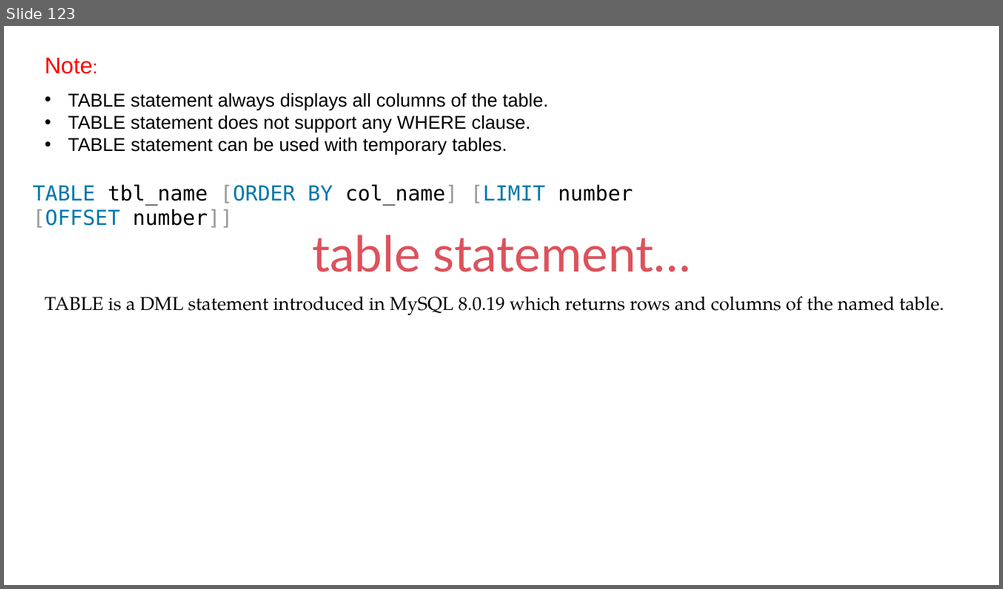
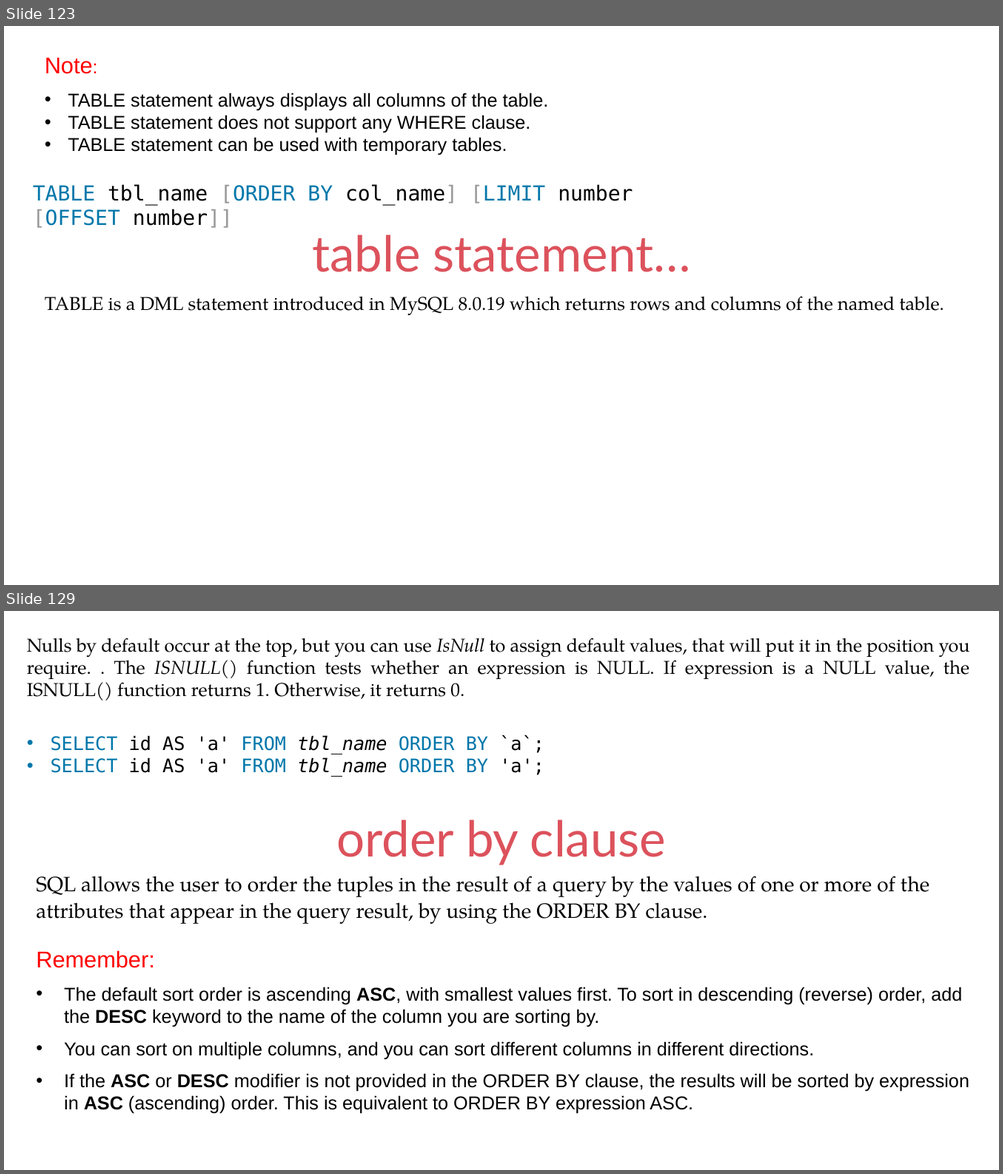
Before and after one commit to RajnishJadhav/DBT, a slide deck: IET MySQL PPT Ver9.pptx. Shown one above the other, each under a label of ours: slide 123 before the commit, slides 123 and 129 after it; the slides between them are not shown. The pictures are 1003x589 and 1003x1174 pixels, drawn with LibreOffice and Linux fonts; fonts in the diff are those of the drawing. Boxes give left, top, right and bottom in pixels: in the first picture for what was removed or moved away, otherwise in the second. Text is boxed around its words. In the diff, an @@ line names an element or a change of style, - is before the commit and + after.

```diff
--- a/IET MySQL PPT Ver9.pptx
+++ b/IET MySQL PPT Ver9.pptx
@@ slide 129 added at (4, 611, 999, 1170), background #FFFFFF @@
@@ text added at (27, 638, 970, 701), 18 pt, text #000000 @@
+Nulls by default occur at the top, but you can use IsNull to assign default values, that will put it in the position you require. . The ISNULL() function tests whether an expression is NULL. If expression is a NULL value, the ISNULL() function returns 1. Otherwise, it returns 0.
@@ text added at (51, 735, 544, 777), 18 pt, text #000000 @@
+• SELECT id AS 'a' FROM tbl_name ORDER BY `a`;
+• SELECT id AS 'a' FROM tbl_name ORDER BY 'a';
@@ text added at (336, 820, 666, 866), 48 pt, text #DC525C @@
+order by clause
@@ text added at (36, 876, 929, 924), 20 pt, text #000000 @@
+SQL allows the user to order the tuples in the result of a query by the values of one or more of the attributes that appear in the query result, by using the ORDER BY clause.
@@ text added at (36, 951, 969, 1114), 18 pt, text #000000 @@
+Remember:
+• The default sort order is ascending ASC, with smallest values first. To sort in descending (reverse) order, add the DESC keyword to the name of the column you are sorting by.
+• You can sort on multiple columns, and you can sort different columns in different directions.
+• If the ASC or DESC modifier is not provided in the ORDER BY clause, the results will be sorted by expression in ASC (ascending) order. This is equivalent to ORDER BY expression ASC.
```
Also in this commit, not shown: 9 slides changed, 107 other slides added, 8 other files.
